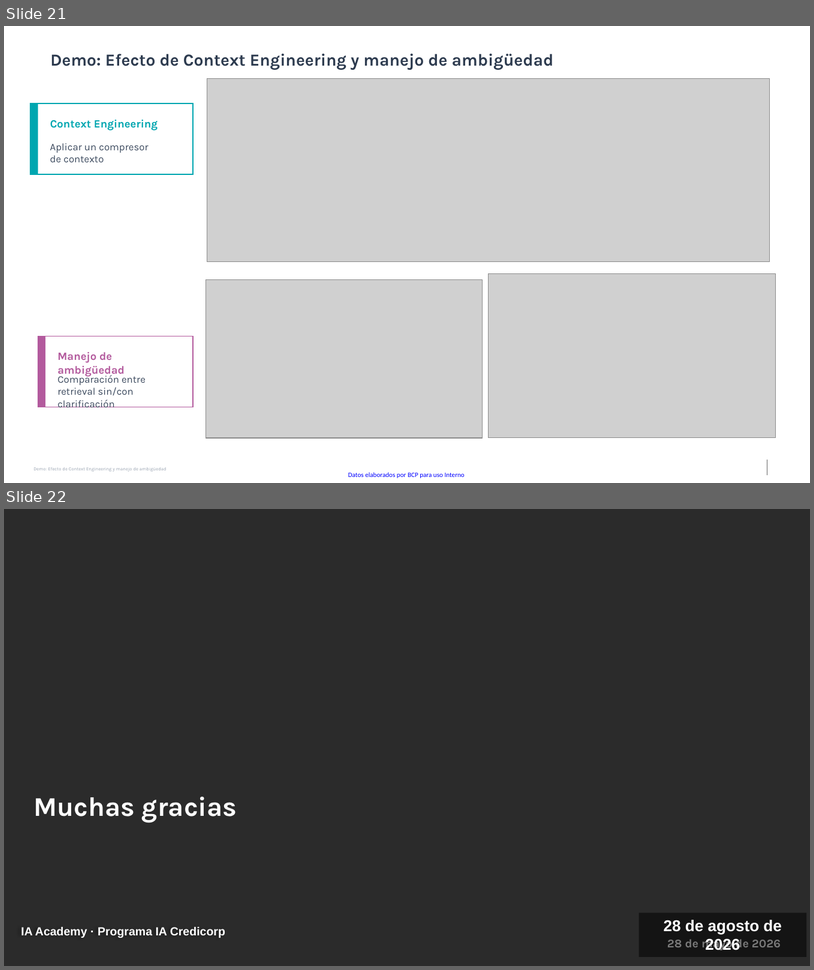
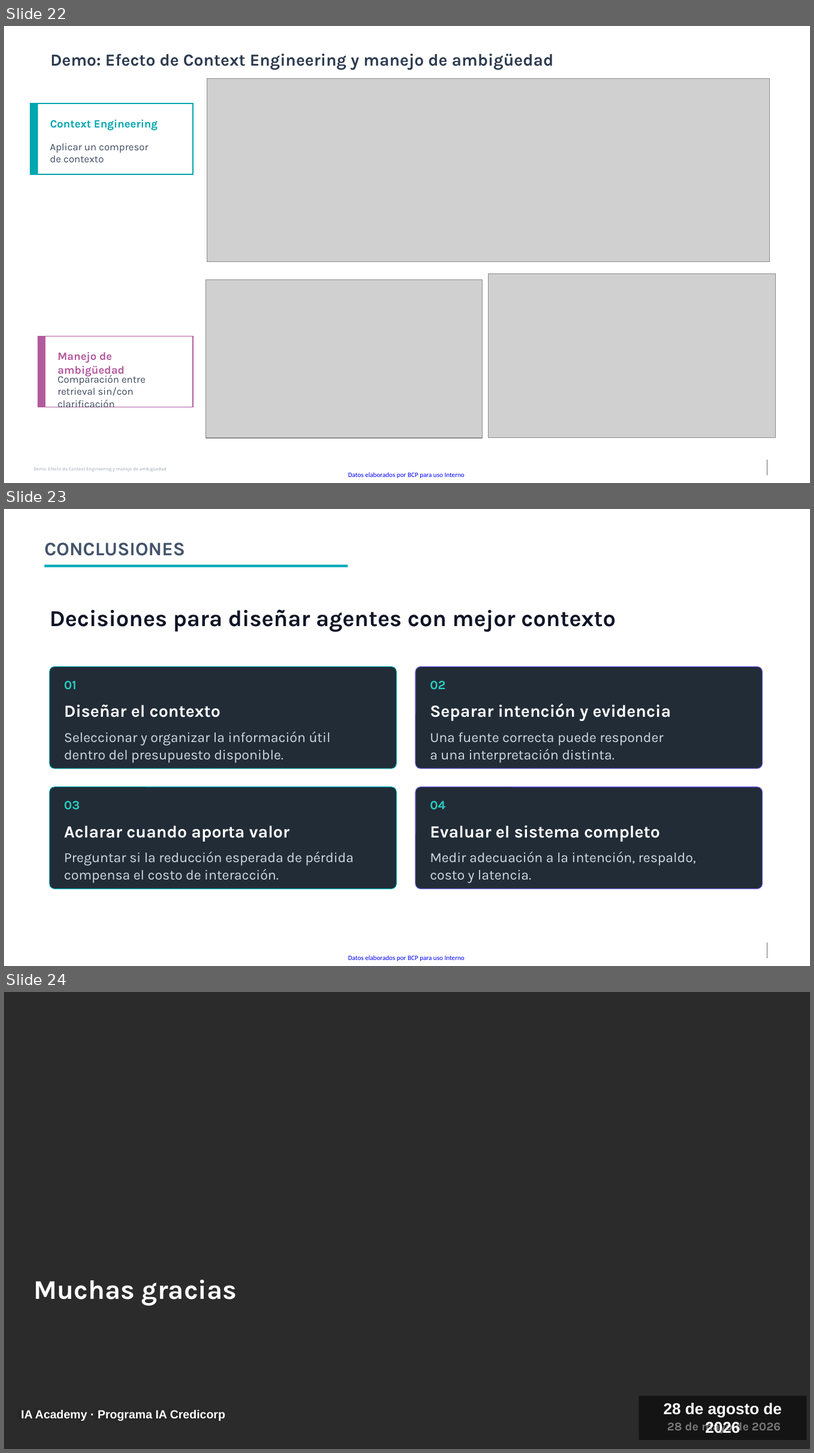
Before and after one commit to kevingomezbcp/Context-engineering, a slide deck: presentation/IA_academy_Context_Engineering_y_ambiguedad.pptx. Shown one above the other, each under a label of ours: slides 21 and 22 before the commit, slides 22, 23 and 24 after it. The pictures are 814x970 and 814x1453 pixels, drawn with LibreOffice and Linux fonts; fonts in the diff are those of the drawing; grey boxes stand for pictures; background and template pictures are left out; a plain dark background stands for a picture behind light text. Boxes give left, top, right and bottom in pixels: in the first picture for what was removed or moved away, otherwise in the second. Text is boxed around its words. In the diff, an @@ line names an element or a change of style, - is before the commit and + after.

```diff
--- a/presentation/IA_academy_Context_Engineering_y_ambiguedad.pptx
+++ b/presentation/IA_academy_Context_Engineering_y_ambiguedad.pptx
@@ slide 23 added at (4, 509, 810, 966), background #FFFFFF; not listed: 2 template elements that a slide beside it also shows @@
@@ text added at (44, 543, 185, 556), 22.5 pt, text #44546A, bold @@
+CONCLUSIONES
@@ rectangle added at (45, 565, 348, 567), fill #00ADB8 @@
@@ text added at (50, 609, 616, 631), 27 pt, text #101526, bold @@
+Decisiones para diseñar agentes con mejor contexto
@@ rounded rectangle added at (50, 666, 397, 768), fill #222C37, outline #00ADB8 0.75 pt @@
@@ rounded rectangle added at (416, 666, 763, 768), fill #222C37, outline #7564FF 0.75 pt @@
@@ text added at (64, 681, 77, 689), 15 pt, text #26CFC2, bold @@
+01
@@ text added at (430, 681, 446, 689), 15 pt, text #26CFC2, bold @@
+02
@@ text added at (64, 704, 221, 717), 20.2 pt, text #FFFFFF, bold @@
+Diseñar el contexto
@@ text added at (430, 703, 672, 721), 20.2 pt, text #FFFFFF, bold @@
+Separar intención y evidencia
@@ text added at (64, 731, 331, 762), 16.5 pt, text #D2DBE4 @@
+Seleccionar y organizar la información útil
+dentro del presupuesto disponible.
@@ text added at (430, 732, 663, 762), 16.5 pt, text #D2DBE4 @@
+Una fuente correcta puede responder
+a una interpretación distinta.
@@ rounded rectangle added at (50, 787, 397, 889), fill #222C37, outline #00ADB8 0.75 pt @@
@@ rounded rectangle added at (416, 787, 763, 889), fill #222C37, outline #7564FF 0.75 pt @@
@@ text added at (64, 801, 80, 809), 15 pt, text #26CFC2, bold @@
+03
@@ text added at (430, 801, 446, 809), 15 pt, text #26CFC2, bold @@
+04
@@ text added at (64, 825, 290, 841), 20.2 pt, text #FFFFFF, bold @@
+Aclarar cuando aporta valor
@@ text added at (430, 825, 660, 841), 20.2 pt, text #FFFFFF, bold @@
+Evaluar el sistema completo
@@ text added at (64, 851, 354, 883), 16.5 pt, text #D2DBE4 @@
+Preguntar si la reducción esperada de pérdida
+compensa el costo de interacción.
@@ text added at (430, 851, 696, 883), 16.5 pt, text #D2DBE4 @@
+Medir adecuación a la intención, respaldo,
+costo y latencia.
@@ what was slide 21 is now slide 22 @@
@@ what was slide 22 is now slide 24 @@
```
Also in this commit, not shown: 12 slides changed, 2 other slides added, 15 other files.
